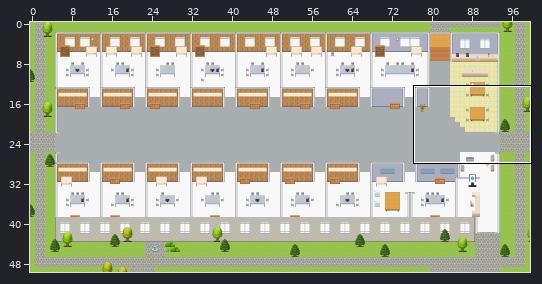
Two states of a Tiled map (JSON), maps/Manufacturing-Enablement-Platform.tmj. Above: a wide view before the commit, with the close-up outlined.
Close-up. Before the edit:
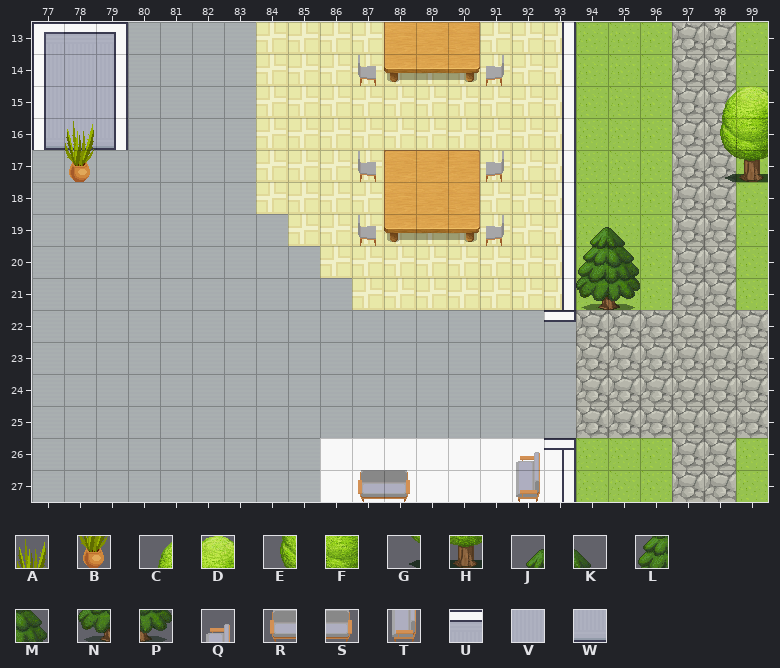
Cells are 32x32 px. Shown: x 77..99, y 13..27. The commit also changed other parts of the map, which this record leaves out.
Key: from "Decoration": A 75, B 87; from "Exterior": C 78, D 79, E 103, F 104, G 128, H 129, J 275, K 276, L 300, M 301, N 325, P 326; from "Seats": Q 83, R 91, S 92, T 96; from "room2": U 290, V 294, W 307.
_ is an empty cell.
Layers that did not change in this view are not listed.
Layer "back wall" before, first column x 77:
13 UUU____________________
14 VVV____________________
15 VVV____________________
16 WWW____________________
17 _______________________
18 _______________________
19 _______________________
20 _______________________
21 _______________________
22 _______________________
23 _______________________
24 _______________________
25 _______________________
26 _______________________
27 _______________________
Layer "trees" before, first column x 77:
13 _______________________
14 _______________________
15 _____________________CD
16 _____________________EF
17 _____________________GH
18 _______________________
19 _________________JK____
20 _________________LM____
21 _________________NP____
22 _______________________
23 _______________________
24 _______________________
25 _______________________
26 _______________________
27 _______________________
Layer "decor" before, first column x 77:
13 _______________________
14 _______________________
15 _______________________
16 _A_____________________
17 _B_____________________
18 _______________________
19 _______________________
20 _______________________
21 _______________________
22 _______________________
23 _______________________
24 _______________________
25 _______________________
26 _______________Q_______
27 __________RS___T_______
New version:
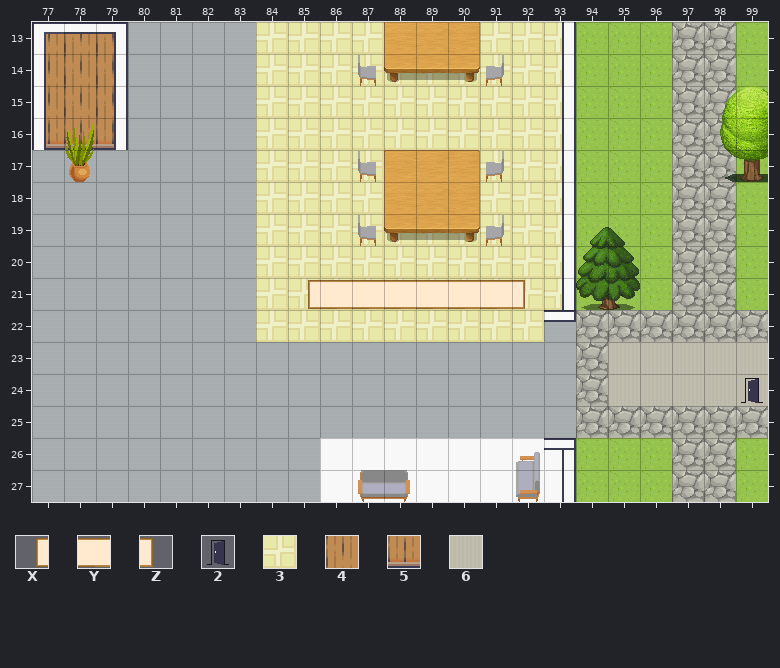
Further tiles: from "Decoration": X 49, Y 50, Z 51; from "User_Zones": 2 65; from "room2": 3 148, 4 192, 5 205, 6 328.
Difference:
Changed rows in their new state; . is an unchanged cell.
Layer "back wall":
first column x 77:
13 444.......
14 444.......
15 444.......
16 555.......
19 .......3..
20 .......33.
21 .......333
Layer "trees":
first column x 95:
23 66666
24 66666
Layer "decor":
first column x 84:
21 .XYYYYYYZ
22 333333333
Layer "zones":
first column x 99:
24 2
